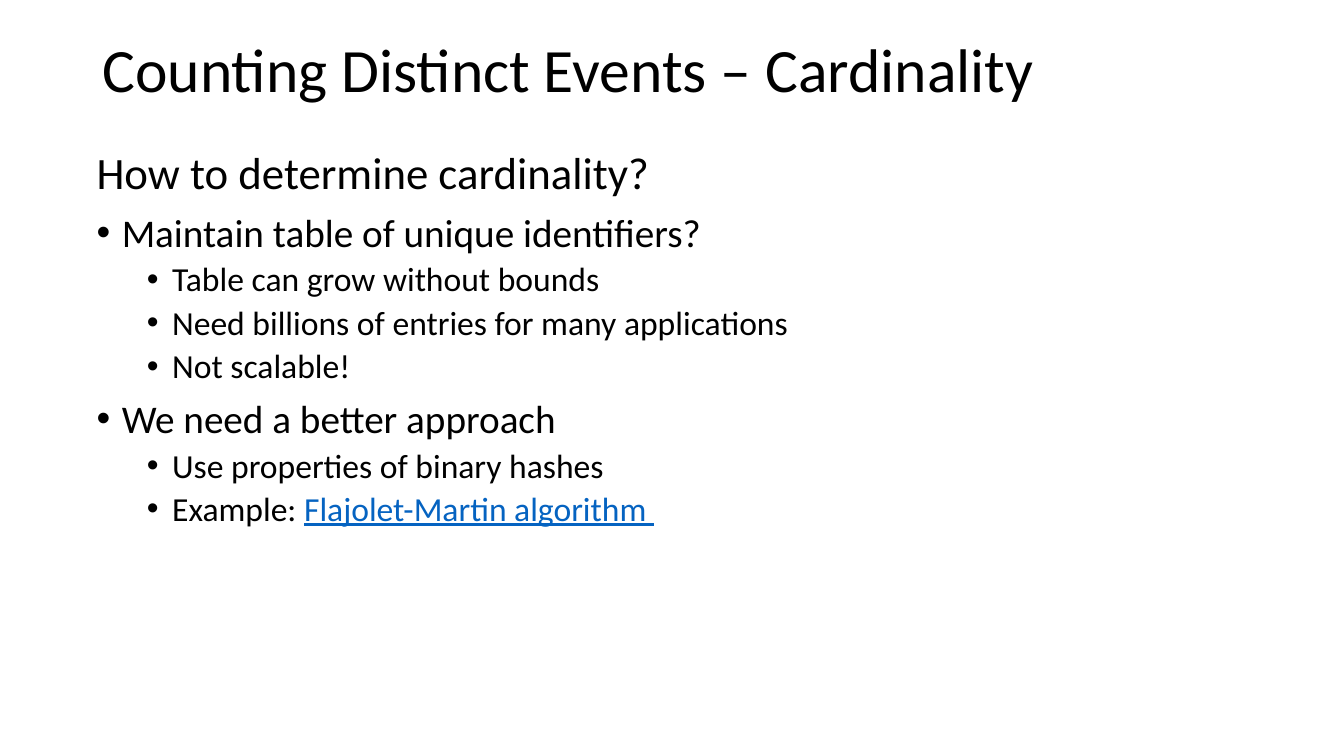
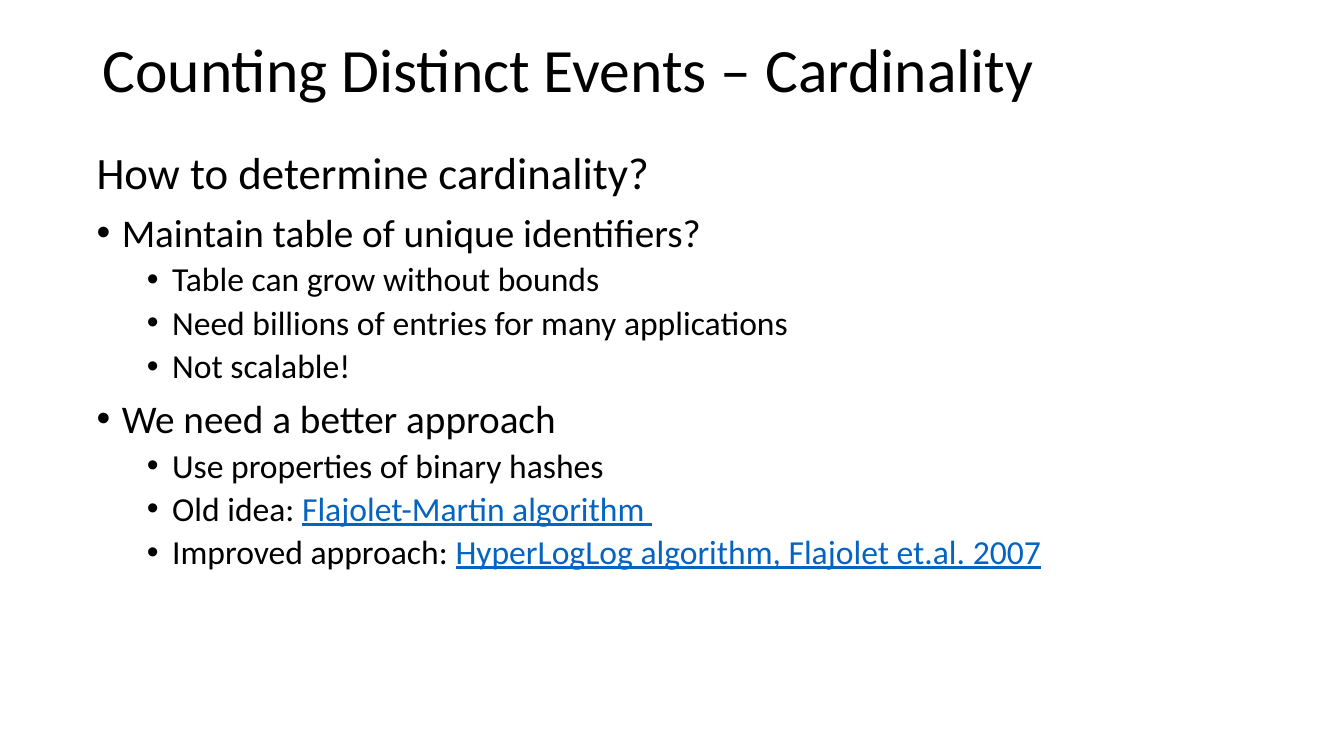
Before and after one commit to StephenElston/CSCI-E-108, a slide deck: slide 59 of slides/3_StreamingAnalytics.pptx (slide 54 before the commit). Drawn at 1344x756 pixels with LibreOffice and Linux fonts; fonts in the diff are those of the drawing. Boxes give left, top, right and bottom in pixels: in the first picture for what was removed or moved away, otherwise in the second. Text is boxed around its words. In the diff, an @@ line names an element or a change of style, - is before the commit and + after.

```diff
--- a/slides/3_StreamingAnalytics.pptx
+++ b/slides/3_StreamingAnalytics.pptx
@@ text at <box>172,497,1041,570</box>: text changed @@
-  • Example: Flajolet-Martin algorithm
+  • Old idea: Flajolet-Martin algorithm
+  • Improved approach: HyperLogLog algorithm, Flajolet et.al. 2007
```
Also in this commit, not shown: 7 other slides changed, 5 slides added.
